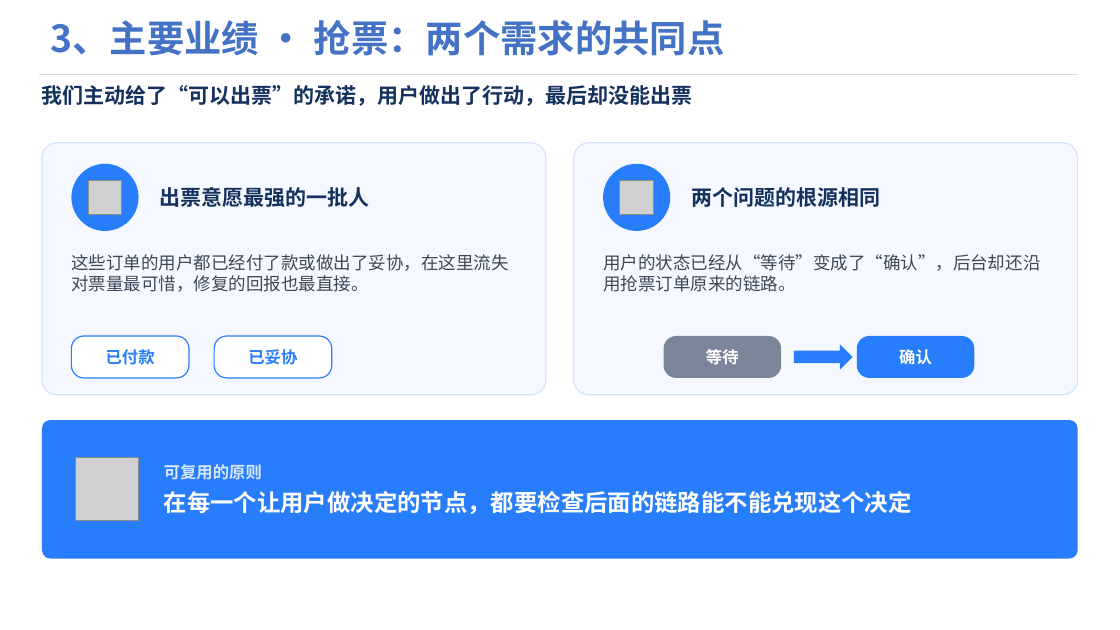
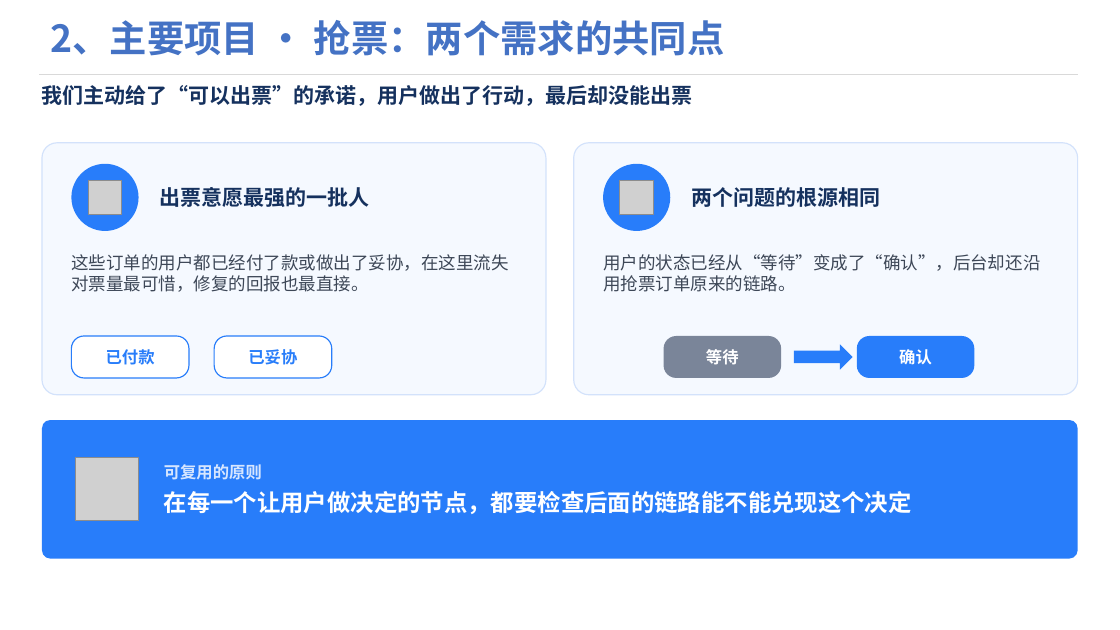
Before and after one commit to Wennie006/AI-myself, a slide deck: slide 8 of 答辩PPT.pptx (slide 9 before the commit). Drawn at 1120x630 pixels with LibreOffice and Linux fonts; fonts in the diff are those of the drawing; grey boxes stand for pictures; background and template pictures are left out. Boxes give left, top, right and bottom in pixels: in the first picture for what was removed or moved away, otherwise in the second. Text is boxed around its words. In the diff, an @@ line names an element or a change of style, - is before the commit and + after.

```diff
--- a/答辩PPT.pptx
+++ b/答辩PPT.pptx
@@ text at [50,20,725,56]: text changed @@
-3、主要业绩 · 抢票：两个需求的共同点
+2、主要项目 · 抢票：两个需求的共同点
```
Also in this commit, not shown: 9 other slides changed, 1 slide removed.
